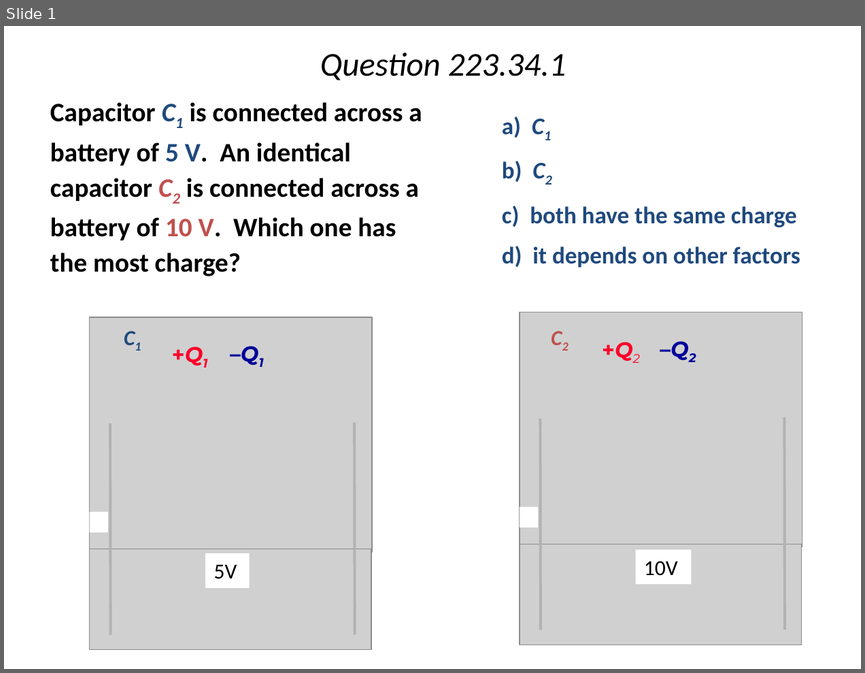
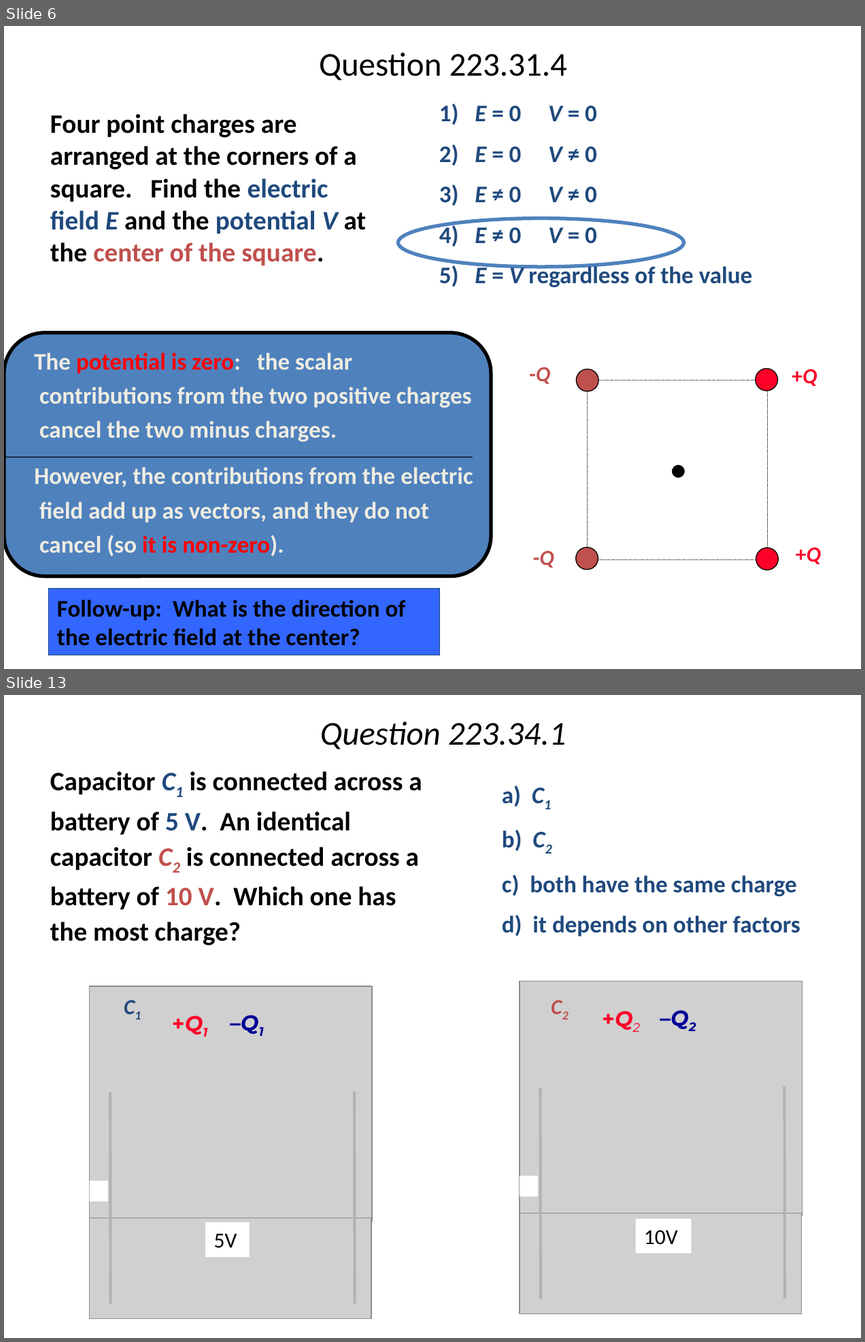
Before and after one commit to rtlines/PH223-Engineering-Physics, a slide deck: Slides/PH223_Lecture_15.pptx. Shown one above the other, each under a label of ours: slide 1 before the commit, slides 6 and 13 after it; the slides between them are not shown. The pictures are 865x673 and 865x1342 pixels, drawn with LibreOffice and Linux fonts; fonts in the diff are those of the drawing; grey boxes stand for pictures. Boxes give left, top, right and bottom in pixels: in the first picture for what was removed or moved away, otherwise in the second. Text is boxed around its words. In the diff, an @@ line names an element or a change of style, - is before the commit and + after.

```diff
--- a/Slides/PH223_Lecture_15.pptx
+++ b/Slides/PH223_Lecture_15.pptx
@@ slide 6 added at (x1=4, y1=26, x2=861, y2=669), background #FFFFFF @@
@@ title added at (x1=319, y1=53, x2=567, y2=80), 28 pt, text #000000 @@
+Question 223.31.4
@@ text added at (x1=439, y1=104, x2=752, y2=287), 20 pt, text #1F497D, bold @@
+1) E = 0 V = 0
+2) E = 0 V ≠ 0
+3) E ≠ 0 V ≠ 0
+4) E ≠ 0 V = 0
+5) E = V regardless of the value
@@ text added at (x1=50, y1=114, x2=366, y2=265), 22.4 pt, text #000000, bold @@
+Four point charges are arranged at the corners of a square. Find the electric field E and the potential V at the center of the square.
@@ ellipse added at (x1=398, y1=218, x2=683, y2=267), outline #4F81BD 3 pt @@
@@ rounded rectangle added at (x1=4, y1=333, x2=491, y2=576), fill #4F81BD, outline #000000 3 pt @@
@@ text added at (x1=34, y1=352, x2=473, y2=556), 20 pt, text #EEECE1, bold @@
+The potential is zero: the scalar contributions from the two positive charges cancel the two minus charges.
+However, the contributions from the electric field add up as vectors, and they do not cancel (so it is non-zero).
@@ line added from (4, 457) to (473, 457), #000000 0.75 pt @@
@@ group added at (x1=529, y1=367, x2=821, y2=570): 6 ellipses, 4 texts, 1 rectangle @@
+-Q
+-Q
++Q
++Q
@@ rectangle added at (x1=49, y1=588, x2=439, y2=655), fill #3366FF, outline #1F497D 0.75 pt, 20 pt, text #000000, bold @@
+Follow-up: What is the direction of the electric field at the center?
@@ what was slide 1 is now slide 13 @@
```
Also in this commit, not shown: 11 other slides added, 30 other files.
